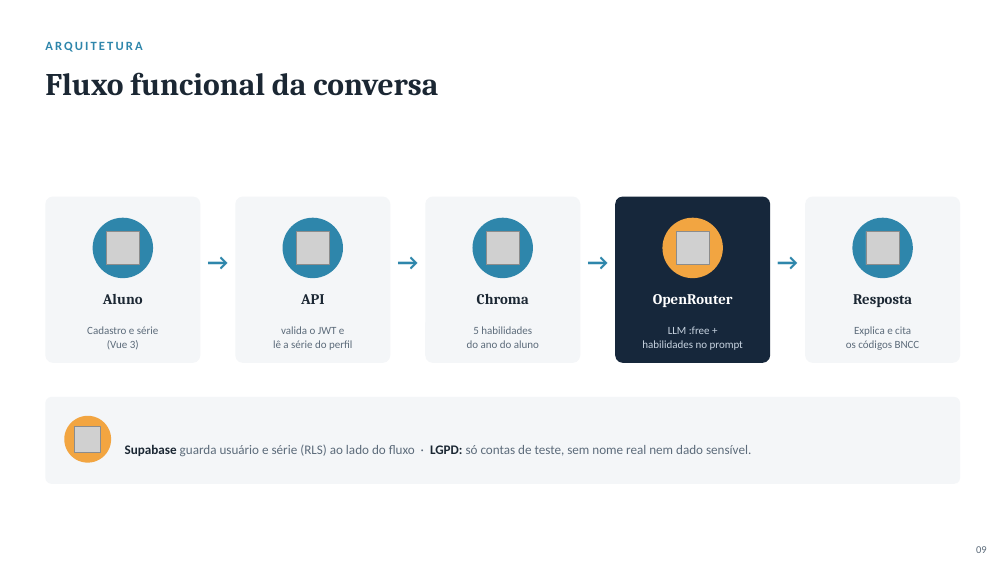
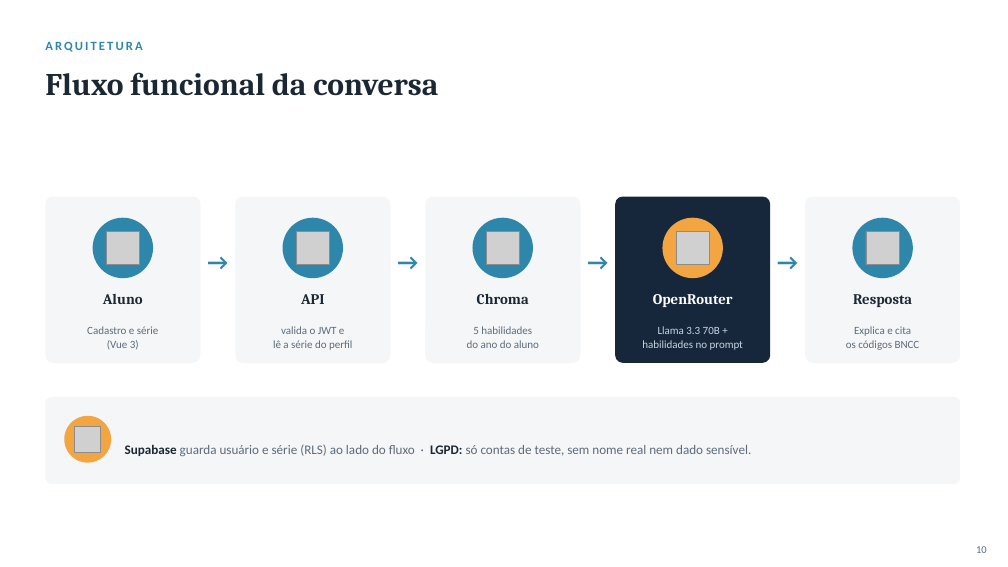
Before and after one commit to thiagoreis12/EducaChat, a slide deck: slide 10 of EducaChat_Apresentacao_Tecnica.pptx (slide 9 before the commit). Drawn at 1008x567 pixels with LibreOffice and Linux fonts; fonts in the diff are those of the drawing; grey boxes stand for pictures. Boxes give left, top, right and bottom in pixels: in the first picture for what was removed or moved away, otherwise in the second. Text is boxed around its words. In the diff, an @@ line names an element or a change of style, - is before the commit and + after.

```diff
--- a/EducaChat_Apresentacao_Tecnica.pptx
+++ b/EducaChat_Apresentacao_Tecnica.pptx
@@ text at bbox=[658, 326, 720, 334]: text changed @@
-LLM :free +
+Llama 3.3 70B +
@@ text at bbox=[976, 546, 987, 553]: text changed @@
-09
+10
```
Also in this commit, not shown: 10 other slides changed, 1 slide added.
